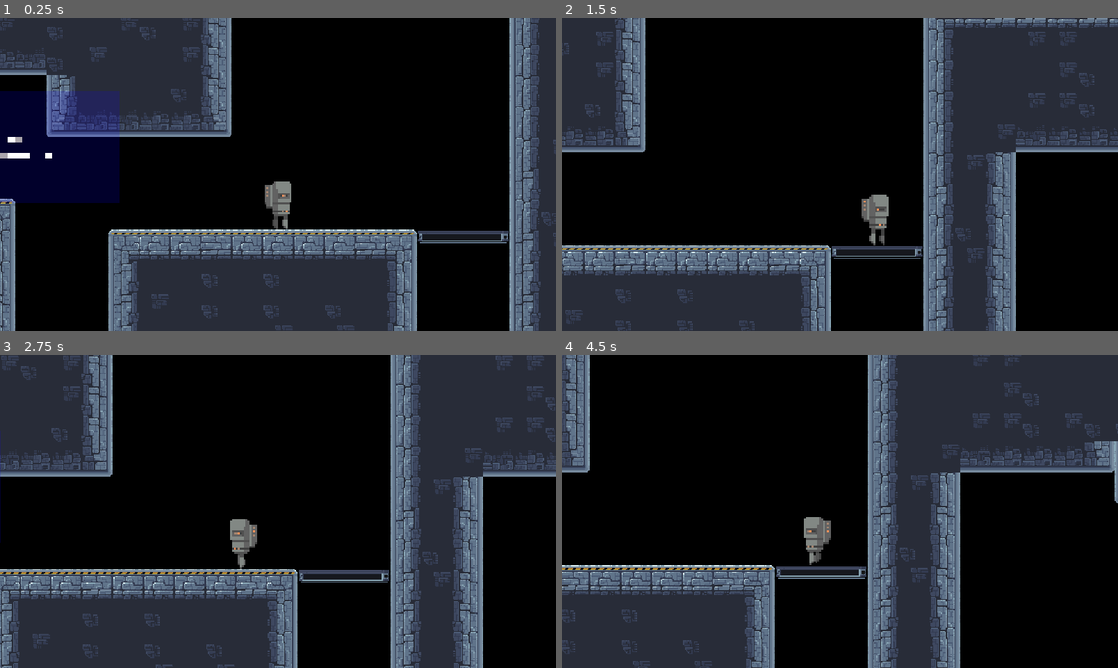
Above: before the commit, frames 1-4 (two rows, left to right).
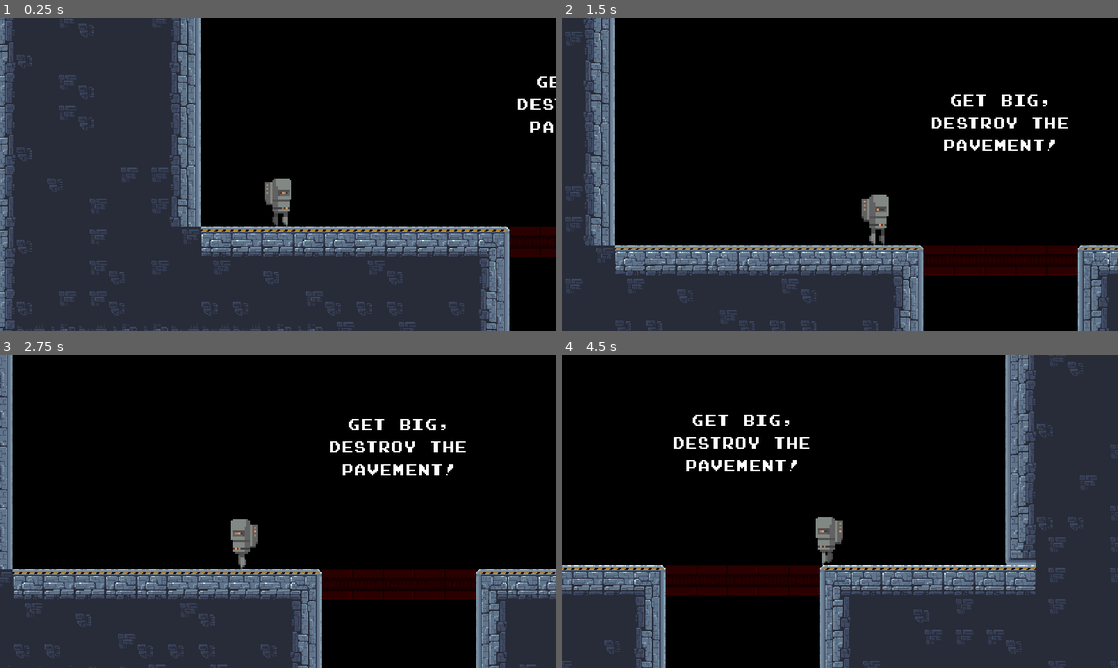
Above: after the commit, the same moments.

Repository: ricklusuardi/BuiltToScale2024
Game: Godot game, scene res://level_02.tscn
The game is run twice, just before and just after one commit, with the same random seed, the same clock (stepped at 60 frames per second) and the same inputs. This scene is started directly instead of the project's main scene. The engine's default icon, where the game draws it, is replaced by a stand-in: a white triangle on a blue panel in a dark square.
Inputs:
- Up to frame 1 (0.25 s): no input
- Up to frame 2 (1.5 s): tap Enter (ui_accept) at 0.5, 0.77 s; hold Right (ui_right) from 0.53 s (still down)
- Up to frame 3 (2.75 s): tap Enter (ui_accept) at 1.52 s; release Right (ui_right) at 2.03 s; hold Left (ui_left) from 2.03 s (still down)
- Up to frame 4 (4.5 s): release Left (ui_left) at 2.78 s; hold Right (ui_right) 2.78-4.28 s; tap Enter (ui_accept) at 3.02, 3.77 s; hold Left (ui_left) from 4.28 s (still down)

The runs differ from the first frame. In frame 1, 47% of the frame differs, in the area x 0-100%, y 0-100%; in frame 2, 42%; in frame 3, 41%; in frame 4, 51%.

Commit message:
placed character in correct position

Diff:
--- a/level_02.tscn
+++ b/level_02.tscn
@@ -20,7 +20,7 @@
 
 [node name="Node2D" parent="." instance=ExtResource("2_duu01")]
 unique_name_in_owner = true
-position = Vector2(3664, 792)
+position = Vector2(-48, 0)
 
 [node name="CanvasLayer" type="CanvasLayer" parent="." groups=["CanvasLayerGroup"]]
 
@@ -169,27 +169,27 @@
 flip_h = true
 
 [connection signal="body_entered" from="LevelIngredients/Spikes" to="LevelIngredients/Spikes" method="_on_body_entered"]
-[connection signal="body_entered" from="LevelIngredients/@Area2D@139952" to="LevelIngredients/@Area2D@139952" method="_on_body_entered"]
-[connection signal="body_entered" from="LevelIngredients/@Area2D@139953" to="LevelIngredients/@Area2D@139953" method="_on_body_entered"]
-[connection signal="body_entered" from="LevelIngredients/@Area2D@139954" to="LevelIngredients/@Area2D@139954" method="_on_body_entered"]
-[connection signal="body_entered" from="LevelIngredients/@Area2D@139965" to="LevelIngredients/@Area2D@139965" method="_on_body_entered"]
-[connection signal="body_entered" from="LevelIngredients/@Area2D@139966" to="LevelIngredients/@Area2D@139966" method="_on_body_entered"]
-[connection signal="body_entered" from="LevelIngredients/@Area2D@139967" to="LevelIngredients/@Area2D@139967" method="_on_body_entered"]
-[connection signal="body_entered" from="LevelIngredients/@Area2D@139968" to="LevelIngredients/@Area2D@139968" method="_on_body_entered"]
-[connection signal="body_entered" from="LevelIngredients/@Area2D@139969" to="LevelIngredients/@Area2D@139969" method="_on_body_entered"]
-[connection signal="body_entered" from="LevelIngredients/@Area2D@139970" to="LevelIngredients/@Area2D@139970" method="_on_body_entered"]
-[connection signal="body_entered" from="LevelIngredients/@Area2D@139971" to="LevelIngredients/@Area2D@139971" method="_on_body_entered"]
-[connection signal="body_entered" from="LevelIngredients/@Area2D@139972" to="LevelIngredients/@Area2D@139972" method="_on_body_entered"]
-[connection signal="body_entered" from="LevelIngredients/@Area2D@139973" to="LevelIngredients/@Area2D@139973" method="_on_body_entered"]
-[connection signal="body_entered" from="LevelIngredients/@Area2D@139974" to="LevelIngredients/@Area2D@139974" method="_on_body_entered"]
-[connection signal="body_entered" from="LevelIngredients/@Area2D@139975" to="LevelIngredients/@Area2D@139975" method="_on_body_entered"]
-[connection signal="body_entered" from="LevelIngredients/@Area2D@139976" to="LevelIngredients/@Area2D@139976" method="_on_body_entered"]
-[connection signal="body_entered" from="LevelIngredients/@Area2D@139977" to="LevelIngredients/@Area2D@139977" method="_on_body_entered"]
-[connection signal="body_entered" from="LevelIngredients/@Area2D@139978" to="LevelIngredients/@Area2D@139978" method="_on_body_entered"]
-[connection signal="body_entered" from="LevelIngredients/@Area2D@139979" to="LevelIngredients/@Area2D@139979" method="_on_body_entered"]
-[connection signal="body_entered" from="LevelIngredients/@Area2D@139980" to="LevelIngredients/@Area2D@139980" method="_on_body_entered"]
-[connection signal="body_entered" from="LevelIngredients/@Area2D@139981" to="LevelIngredients/@Area2D@139981" method="_on_body_entered"]
-[connection signal="body_entered" from="LevelIngredients/@Area2D@139982" to="LevelIngredients/@Area2D@139982" method="_on_body_entered"]
-[connection signal="body_entered" from="LevelIngredients/@Area2D@139983" to="LevelIngredients/@Area2D@139983" method="_on_body_entered"]
-[connection signal="body_entered" from="LevelIngredients/@Area2D@139984" to="LevelIngredients/@Area2D@139984" method="_on_body_entered"]
-[connection signal="body_entered" from="LevelIngredients/@Area2D@139985" to="LevelIngredients/@Area2D@139985" method="_on_body_entered"]
+[connection signal="body_entered" from="LevelIngredients/@Area2D@144444" to="LevelIngredients/@Area2D@144444" method="_on_body_entered"]
+[connection signal="body_entered" from="LevelIngredients/@Area2D@144445" to="LevelIngredients/@Area2D@144445" method="_on_body_entered"]
+[connection signal="body_entered" from="LevelIngredients/@Area2D@144446" to="LevelIngredients/@Area2D@144446" method="_on_body_entered"]
+[connection signal="body_entered" from="LevelIngredients/@Area2D@144457" to="LevelIngredients/@Area2D@144457" method="_on_body_entered"]
+[connection signal="body_entered" from="LevelIngredients/@Area2D@144458" to="LevelIngredients/@Area2D@144458" method="_on_body_entered"]
+[connection signal="body_entered" from="LevelIngredients/@Area2D@144459" to="LevelIngredients/@Area2D@144459" method="_on_body_entered"]
+[connection signal="body_entered" from="LevelIngredients/@Area2D@144460" to="LevelIngredients/@Area2D@144460" method="_on_body_entered"]
+[connection signal="body_entered" from="LevelIngredients/@Area2D@144461" to="LevelIngredients/@Area2D@144461" method="_on_body_entered"]
+[connection signal="body_entered" from="LevelIngredients/@Area2D@144462" to="LevelIngredients/@Area2D@144462" method="_on_body_entered"]
+[connection signal="body_entered" from="LevelIngredients/@Area2D@144463" to="LevelIngredients/@Area2D@144463" method="_on_body_entered"]
+[connection signal="body_entered" from="LevelIngredients/@Area2D@144464" to="LevelIngredients/@Area2D@144464" method="_on_body_entered"]
+[connection signal="body_entered" from="LevelIngredients/@Area2D@144465" to="LevelIngredients/@Area2D@144465" method="_on_body_entered"]
+[connection signal="body_entered" from="LevelIngredients/@Area2D@144466" to="LevelIngredients/@Area2D@144466" method="_on_body_entered"]
+[connection signal="body_entered" from="LevelIngredients/@Area2D@144467" to="LevelIngredients/@Area2D@144467" method="_on_body_entered"]
+[connection signal="body_entered" from="LevelIngredients/@Area2D@144468" to="LevelIngredients/@Area2D@144468" method="_on_body_entered"]
+[connection signal="body_entered" from="LevelIngredients/@Area2D@144469" to="LevelIngredients/@Area2D@144469" method="_on_body_entered"]
+[connection signal="body_entered" from="LevelIngredients/@Area2D@144470" to="LevelIngredients/@Area2D@144470" method="_on_body_entered"]
+[connection signal="body_entered" from="LevelIngredients/@Area2D@144471" to="LevelIngredients/@Area2D@144471" method="_on_body_entered"]
+[connection signal="body_entered" from="LevelIngredients/@Area2D@144472" to="LevelIngredients/@Area2D@144472" method="_on_body_entered"]
+[connection signal="body_entered" from="LevelIngredients/@Area2D@144473" to="LevelIngredients/@Area2D@144473" method="_on_body_entered"]
+[connection signal="body_entered" from="LevelIngredients/@Area2D@144474" to="LevelIngredients/@Area2D@144474" method="_on_body_entered"]
+[connection signal="body_entered" from="LevelIngredients/@Area2D@144475" to="LevelIngredients/@Area2D@144475" method="_on_body_entered"]
+[connection signal="body_entered" from="LevelIngredients/@Area2D@144476" to="LevelIngredients/@Area2D@144476" method="_on_body_entered"]
+[connection signal="body_entered" from="LevelIngredients/@Area2D@144477" to="LevelIngredients/@Area2D@144477" method="_on_body_entered"]
